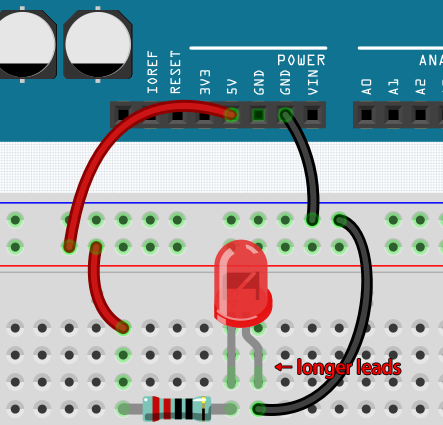
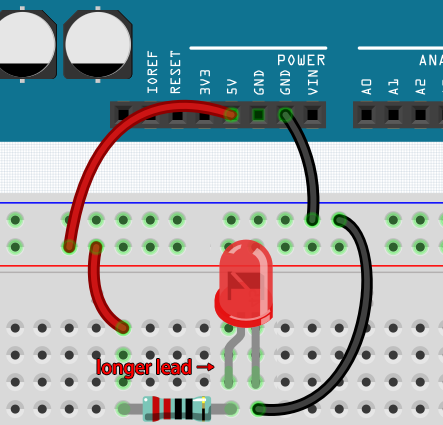
Layers edited between the first and the second (443, 425) image:
renamed "← longer leads" to "← longer lead", hid it, painted on it over [274, 359, 401, 379]
renamed "longer leads →" to "longer lead →", showed it, painted on it over [96, 359, 214, 379]
showed "图层 1" over [210, 238, 277, 391]
